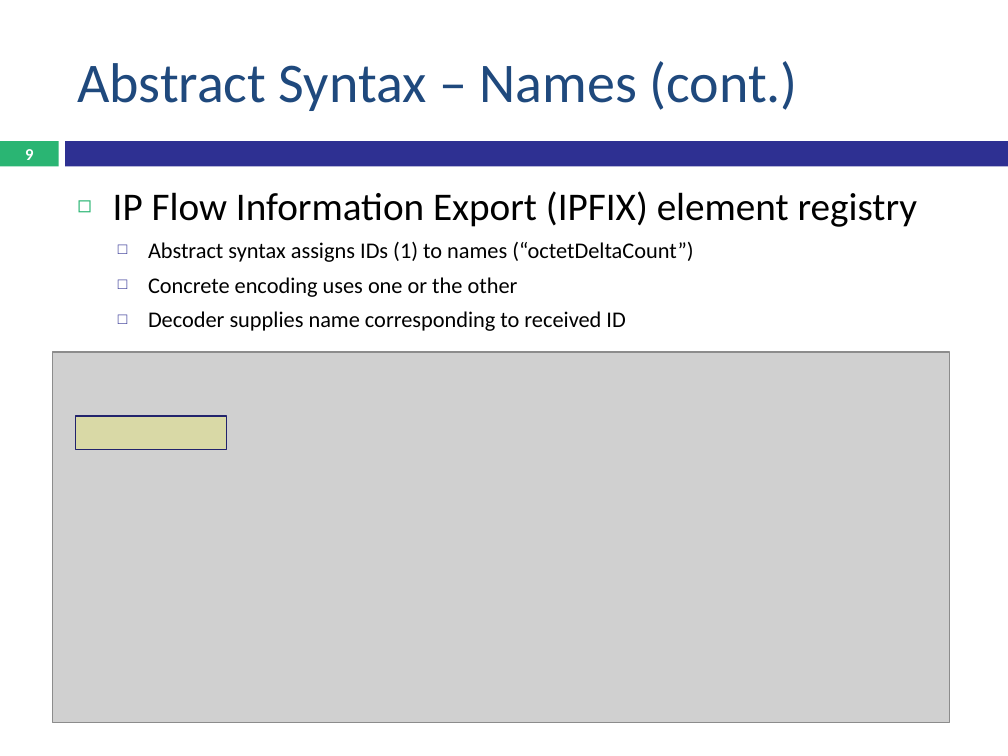
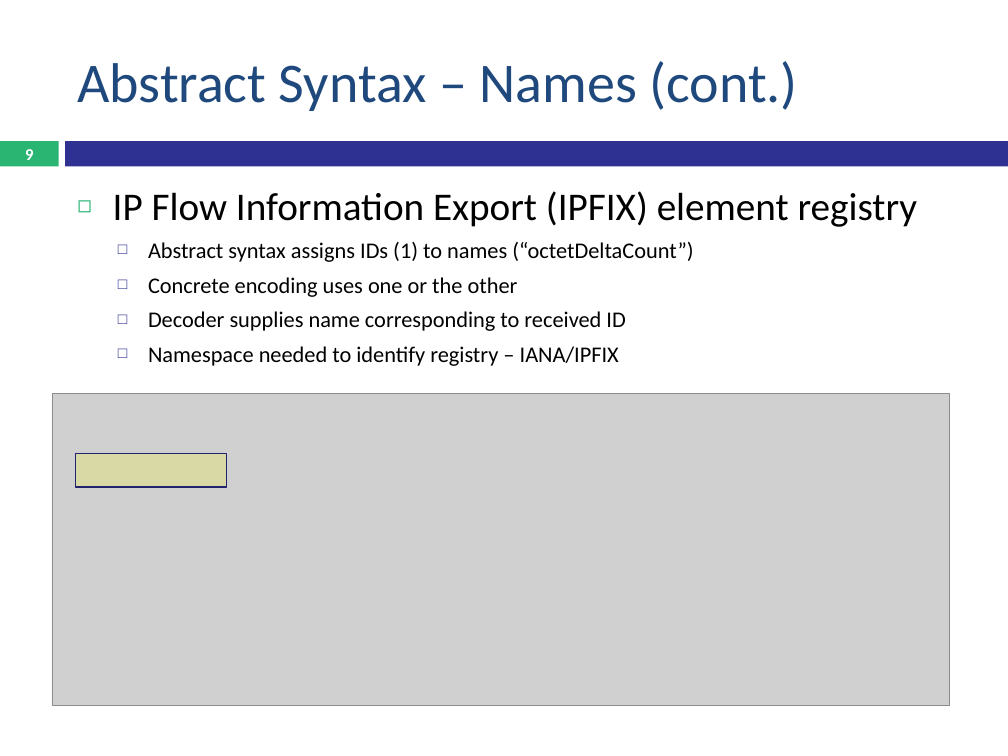
Before and after one commit to OpenC2-org/openc2-davaya, a slide deck: slide 9 of devel/OpenC2 Schema.pptx. Drawn at 1008x756 pixels with LibreOffice and Linux fonts; fonts in the diff are those of the drawing; grey boxes stand for pictures. Boxes give left, top, right and bottom in pixels: in the first picture for what was removed or moved away, otherwise in the second. Text is boxed around its words. In the diff, an @@ line names an element or a change of style, - is before the commit and + after.

```diff
--- a/devel/OpenC2 Schema.pptx
+++ b/devel/OpenC2 Schema.pptx
@@ text at (148, 346, 619, 366): paragraph added @@
+  □ Namespace needed to identify registry – IANA/IPFIX
@@ picture: place and size @@
-picture at (52, 352, 950, 722)
+picture at (52, 393, 950, 706)
@@ rectangle: place and size @@
-rectangle at (76, 416, 227, 450)
+rectangle at (76, 454, 227, 487)
```
Also in this commit, not shown: 1 other slide changed, 2 slides added, 8 other files.
